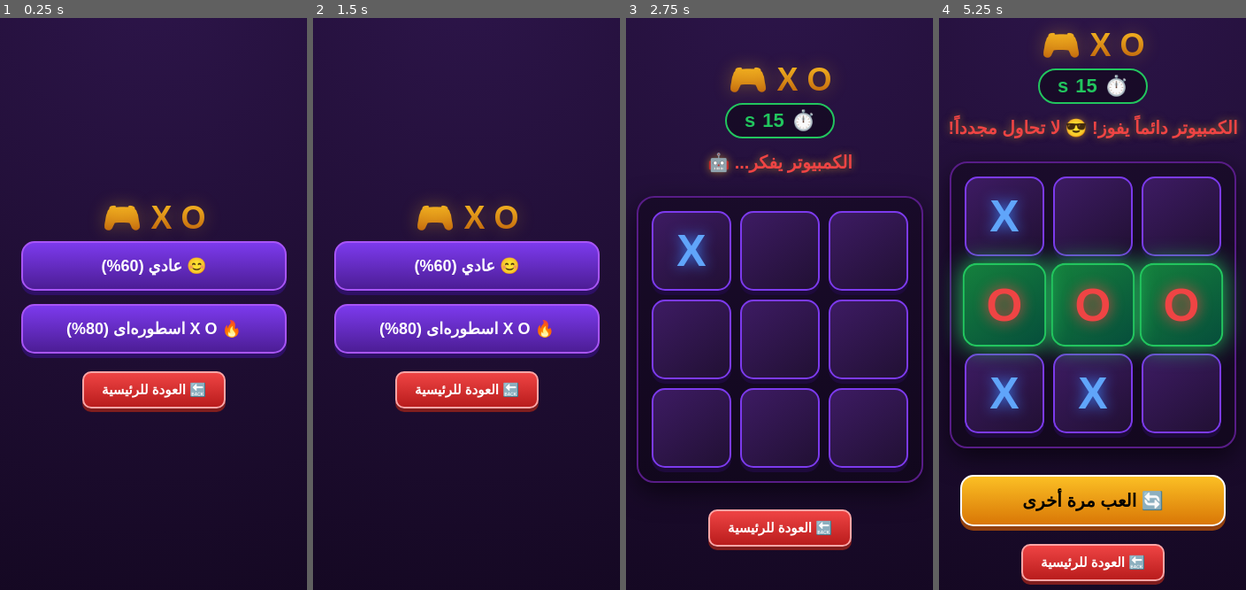
Above: before the commit, frames 1-4 (left to right).
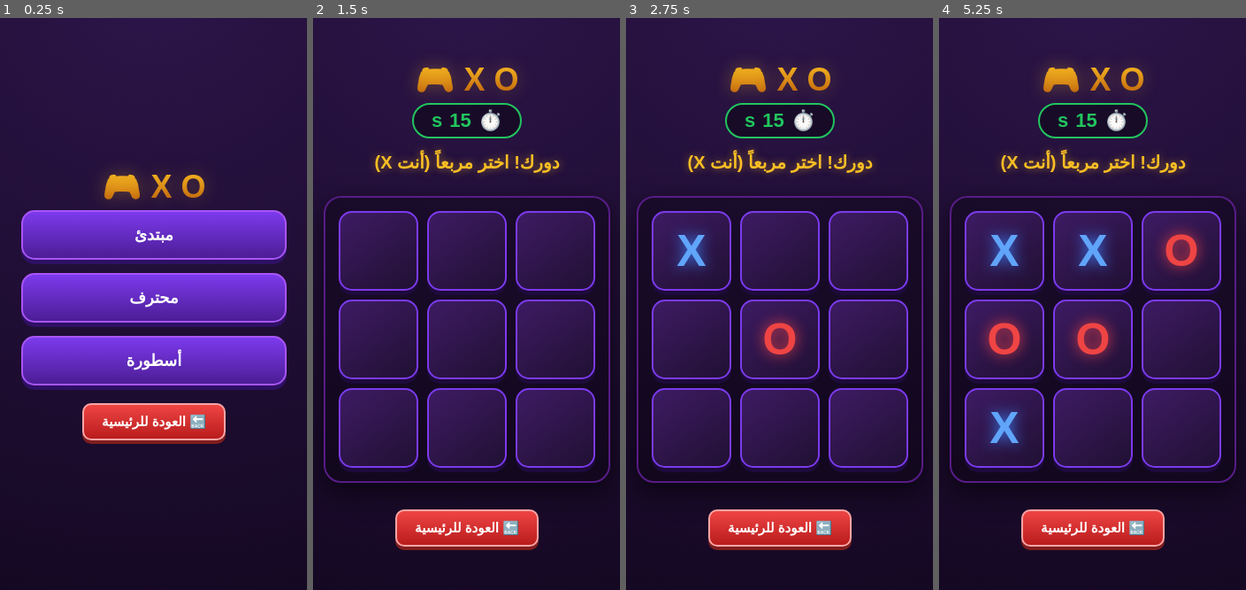
Above: after the commit, the same moments.

Repository: abosabir/abo-sabir-games
Game: browser game, page x_o.html
The game is run twice, just before and just after one commit, with the same random seed, the same clock (stepped at 60 frames per second) and the same inputs.
Inputs (mouse positions are in pixels of both pictures, inside the frame that each line leads up to; where the layout moved, square brackets give the same spot in the first picture):
- Up to frame 1 (0.25 s): no input
- Up to frame 2 (1.5 s): click (466, 361) at 1.27 s, where only the run after the commit has a clickable "أسطورة"
- Up to frame 3 (2.75 s): click (690, 252) at 1.87 s; click (690, 252) at 2.47 s
- Up to frame 4 (5.25 s): click (1092, 252) at 3.07 s; click (1092, 429) at 3.67 s; click (1003, 429) at 4.27 s; click (1181, 252) [1181, 218] at 4.87 s

The runs differ from the first frame. In frame 1, 32% of the frame differs, in the area x 6-94%, y 27-75%; in frame 2, 37%; in frame 3, 1.9%; in frame 4, 50%, in the area x 3-98%, y 2-100%.

Commit message:
Update x_o.html

Diff:
--- a/x_o.html
+++ b/x_o.html
@@ -160,8 +160,9 @@
     <div class="header-title">X O 🎮</div>
 
     <div class="menu-container" id="mainMenu">
-        <button class="btn-menu" onclick="startGame('normal')">😊 عادي (60%)</button>
-        <button class="btn-menu" onclick="startGame('hard')">🔥 X O اسطوره‌ای (80%)</button>
+        <button class="btn-menu" onclick="startGame('easy')">مبتدئ</button>
+        <button class="btn-menu" onclick="startGame('medium')">محترف</button>
+        <button class="btn-menu" onclick="startGame('hard')">أسطورة</button>
     </div>
 
     <div class="timer-box" id="timerBox">⏱️ <span id="timerText">15</span>s</div>
@@ -194,7 +195,7 @@
 
         let boardState = ['', '', '', '', '', '', '', '', ''];
         let gameActive = false;
-        let currentDifficulty = 'normal';
+        let currentDifficulty = 'easy'; // Default to first button
         const HUMAN = 'X';
         const BOT = 'O';
 
@@ -316,10 +317,16 @@
 
         function botMove() {
             let moveIndex = -1;
-            let aiChance = (currentDifficulty === 'hard') ? 0.8 : 0.6;
+
+            // تعیین احتمال استفاده از بهترین حرکت بر اساس سطح
+            let aiChance = 0.6; // مبتدئ
+            if (currentDifficulty === 'medium') aiChance = 0.8; // محترف
+            if (currentDifficulty === 'hard') aiChance = 0.9; // أسطورة
+
             let useAI = Math.random() < aiChance;
 
             if (useAI) {
+                // پیدا کردن بهترین حرکت با Minimax
                 let bestScore = -Infinity;
                 for (let i = 0; i < boardState.length; i++) {
                     if (boardState[i] === '') {
@@ -333,6 +340,7 @@
                     }
                 }
             } else {
+                // حرکت تصادفی
                 let emptyCells = [];
                 boardState.forEach((val, i) => { if (val === '') emptyCells.push(i); });
                 moveIndex = emptyCells[Math.floor(Math.random() * emptyCells.length)];
@@ -439,4 +447,4 @@
         }
     </script>
 </body>
-  </html>
+    </html>
